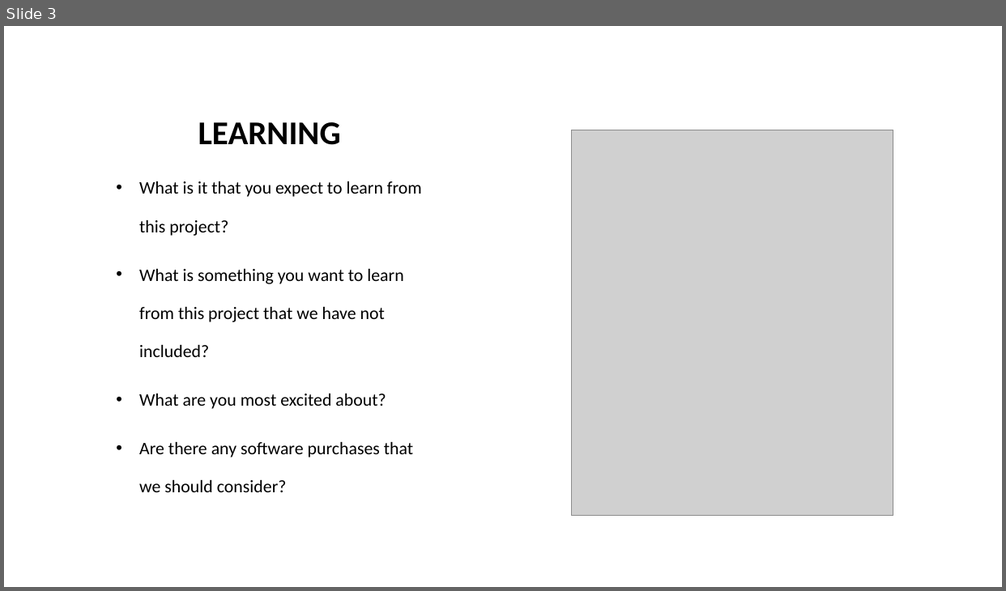
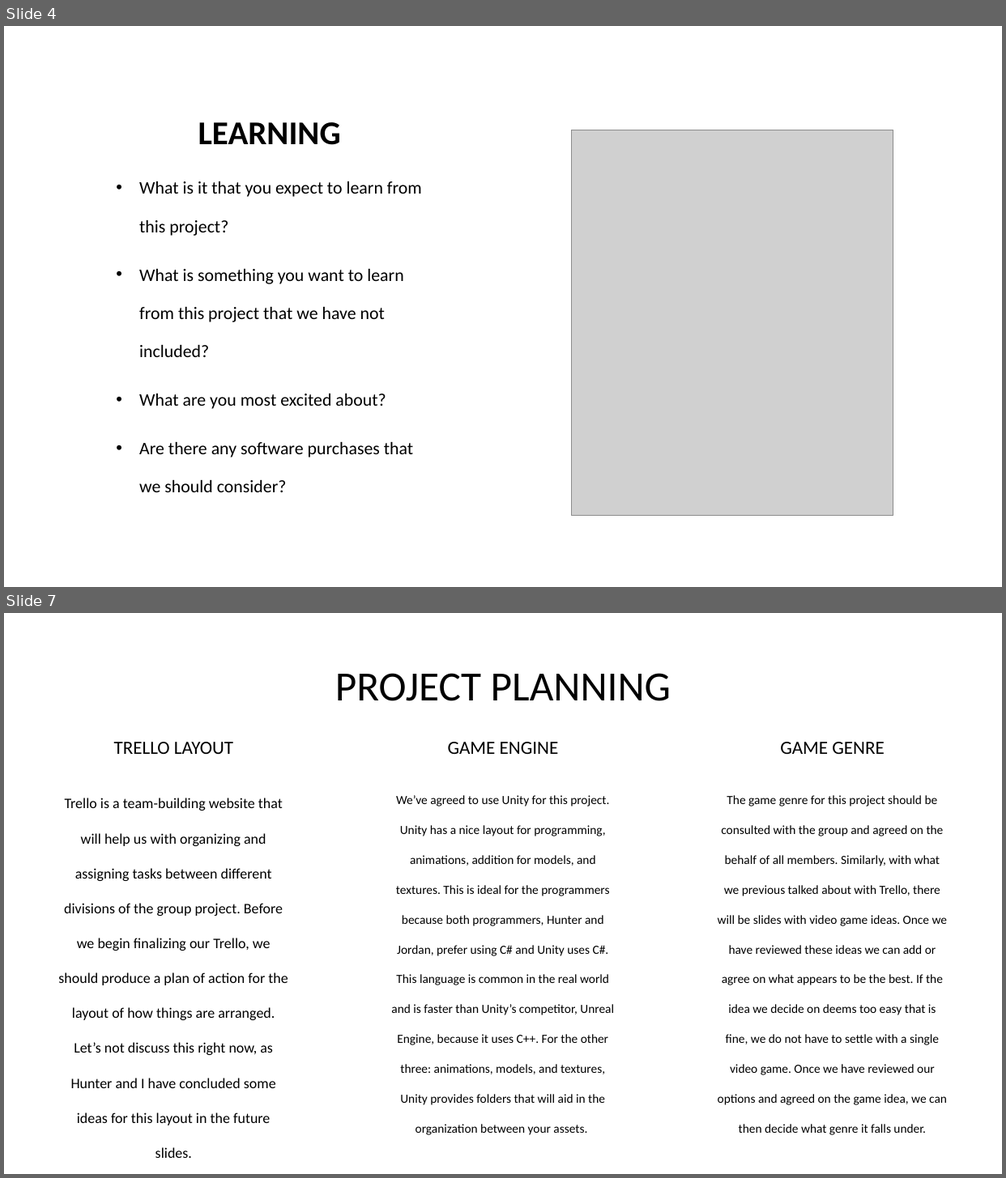
Before and after one commit to jorrtayl/Group-Project, a slide deck: Group Project.pptx. Shown one above the other, each under a label of ours: slide 3 before the commit, slides 4 and 7 after it; the slides between them are not shown. The pictures are 1006x591 and 1006x1178 pixels, drawn with LibreOffice and Linux fonts; fonts in the diff are those of the drawing; grey boxes stand for pictures. Boxes give left, top, right and bottom in pixels: in the first picture for what was removed or moved away, otherwise in the second. Text is boxed around its words. In the diff, an @@ line names an element or a change of style, - is before the commit and + after.

Commit message:
Updated Group Presentation

```diff
--- a/Group Project.pptx
+++ b/Group Project.pptx
@@ slide 7 added at [4, 613, 1002, 1174], background #FFFFFF @@
@@ text added at [335, 673, 671, 701], 40 pt, text #000000 @@
+PROJECT PLANNING
@@ text added at [114, 742, 233, 754], 18 pt, text #000000 @@
+TRELLO LAYOUT
@@ text added at [448, 742, 559, 754], 18 pt, text #000000 @@
+GAME ENGINE
@@ text added at [780, 742, 884, 754], 18 pt, text #000000 @@
+GAME GENRE
@@ text added at [58, 798, 288, 1158], 14 pt, text #000000 @@
+Trello is a team-building website that will help us with organizing and assigning tasks between different divisions of the group project. Before we begin finalizing our Trello, we should produce a plan of action for the layout of how things are arranged. Let’s not discuss this right now, as Hunter and I have concluded some ideas for this layout in the future slides.
@@ text added at [391, 795, 614, 1135], 12 pt, text #000000 @@
+We’ve agreed to use Unity for this project. Unity has a nice layout for programming, animations, addition for models, and textures. This is ideal for the programmers because both programmers, Hunter and Jordan, prefer using C# and Unity uses C#. This language is common in the real world and is faster than Unity’s competitor, Unreal Engine, because it uses C++. For the other three: animations, models, and textures, Unity provides folders that will aid in the organization between your assets.
@@ text added at [718, 795, 948, 1135], 12 pt, text #000000 @@
+The game genre for this project should be consulted with the group and agreed on the behalf of all members. Similarly, with what we previous talked about with Trello, there will be slides with video game ideas. Once we have reviewed these ideas we can add or agree on what appears to be the best. If the idea we decide on deems too easy that is fine, we do not have to settle with a single video game. Once we have reviewed our options and agreed on the game idea, we can then decide what genre it falls under.
@@ what was slide 3 is now slide 4 @@
```
Also in this commit, not shown: 6 other slides added, 4 slides removed.
